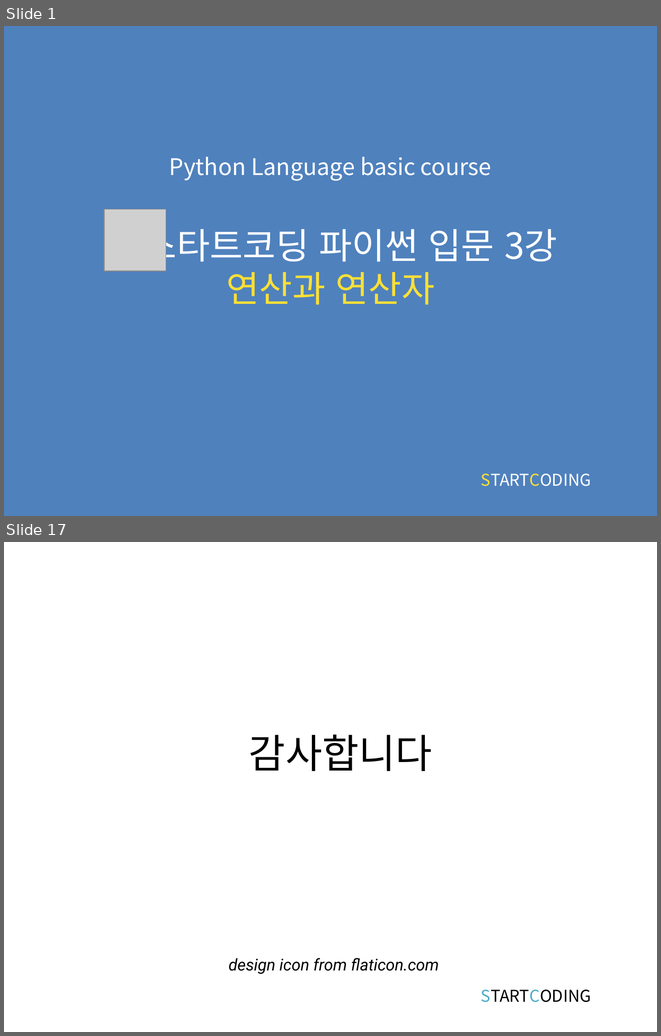
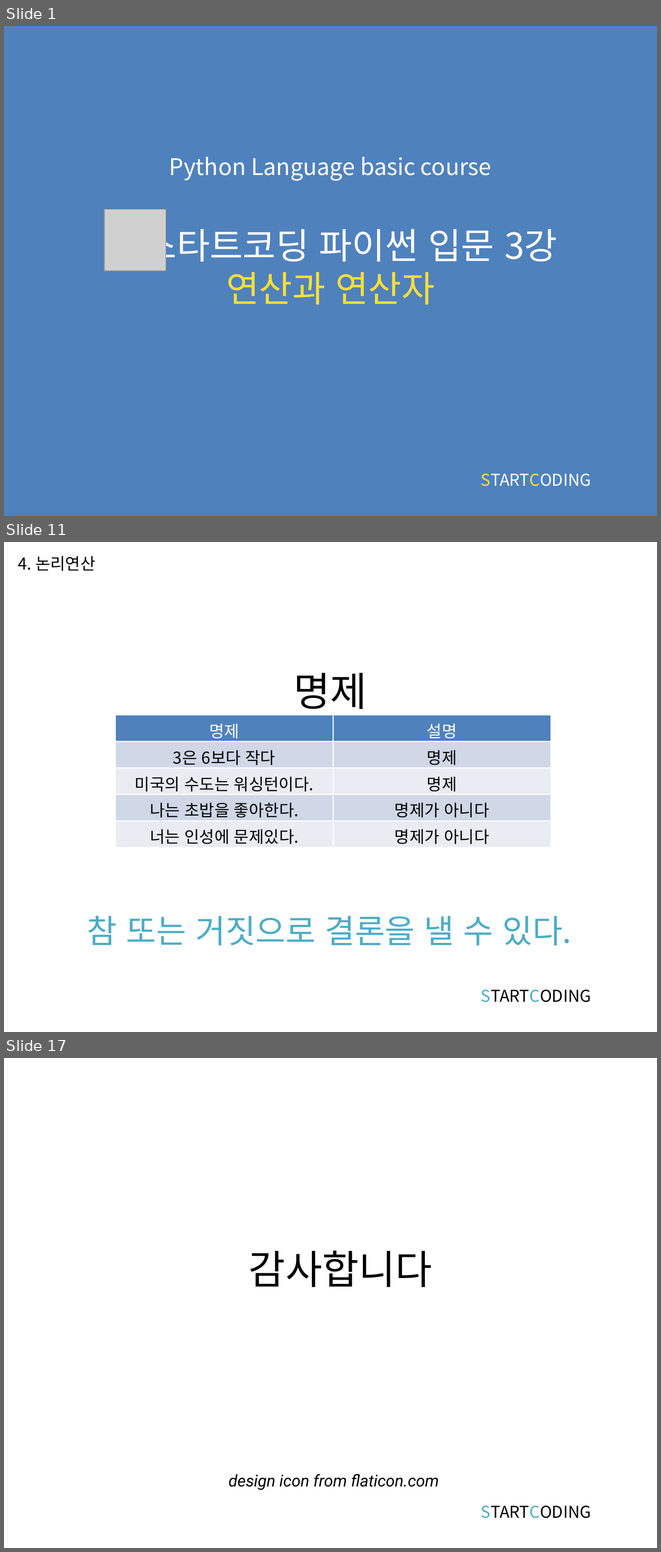
Before and after one commit to kwonkijun/python, a slide deck: 파이썬기초(PPT)/파이썬 기초 3강_연산과 연산자.pptx. Shown one above the other, each under a label of ours: slides 1 and 17 before the commit, slides 1, 11 and 17 after it; the slides between them are not shown. The pictures are 661x1036 and 661x1552 pixels, drawn with LibreOffice and Linux fonts; fonts in the diff are those of the drawing; grey boxes stand for pictures. Boxes give left, top, right and bottom in pixels: in the first picture for what was removed or moved away, otherwise in the second. Text is boxed around its words. In the diff, an @@ line names an element or a change of style, - is before the commit and + after.

```diff
--- a/파이썬기초(PPT)/파이썬 기초 3강_연산과 연산자.pptx
+++ b/파이썬기초(PPT)/파이썬 기초 3강_연산과 연산자.pptx
@@ slide 11 added at bbox=[4, 542, 657, 1032], background #FFFFFF @@
@@ text added at bbox=[18, 556, 95, 571], 18 pt, text #000000 @@
+4. 논리연산
@@ title added at bbox=[294, 672, 368, 716], 44 pt, text #000000 @@
+명제
@@ table added at bbox=[116, 715, 550, 848], 5 rows, 2 columns @@
+명제 | 설명
+3은 6보다 작다 | 명제
+미국의 수도는 워싱턴이다. | 명제
+나는 초밥을 좋아한다. | 명제가 아니다
+너는 인성에 문제있다. | 명제가 아니다
@@ text added at bbox=[87, 916, 571, 945], 36 pt, text #4BACC6 @@
+참 또는 거짓으로 결론을 낼 수 있다.
@@ text added at bbox=[481, 989, 591, 1002], 18 pt, text #000000 @@
+STARTCODING
```
Also in this commit, not shown: 2 slides changed, 12 other slides added, 13 slides removed, 6 other files.
